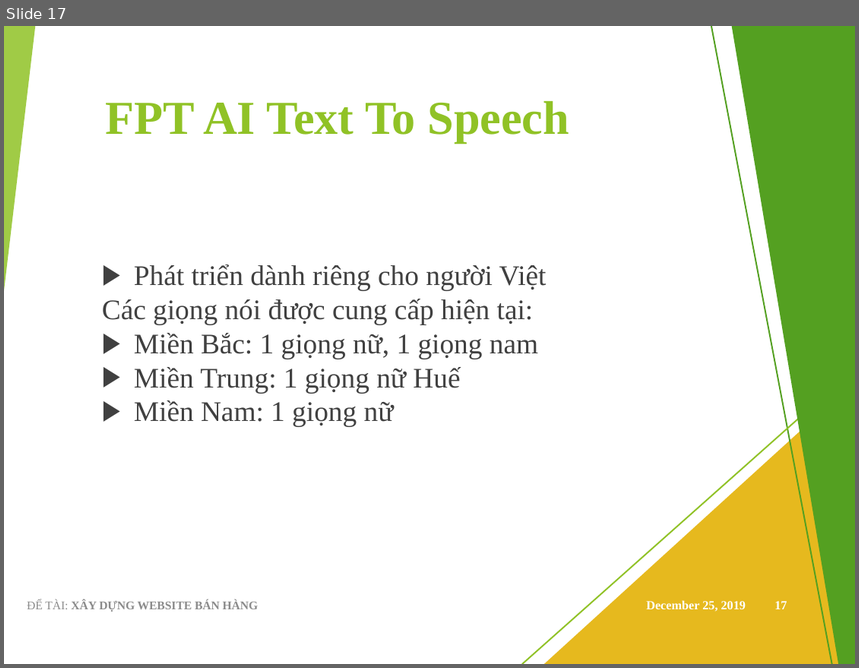
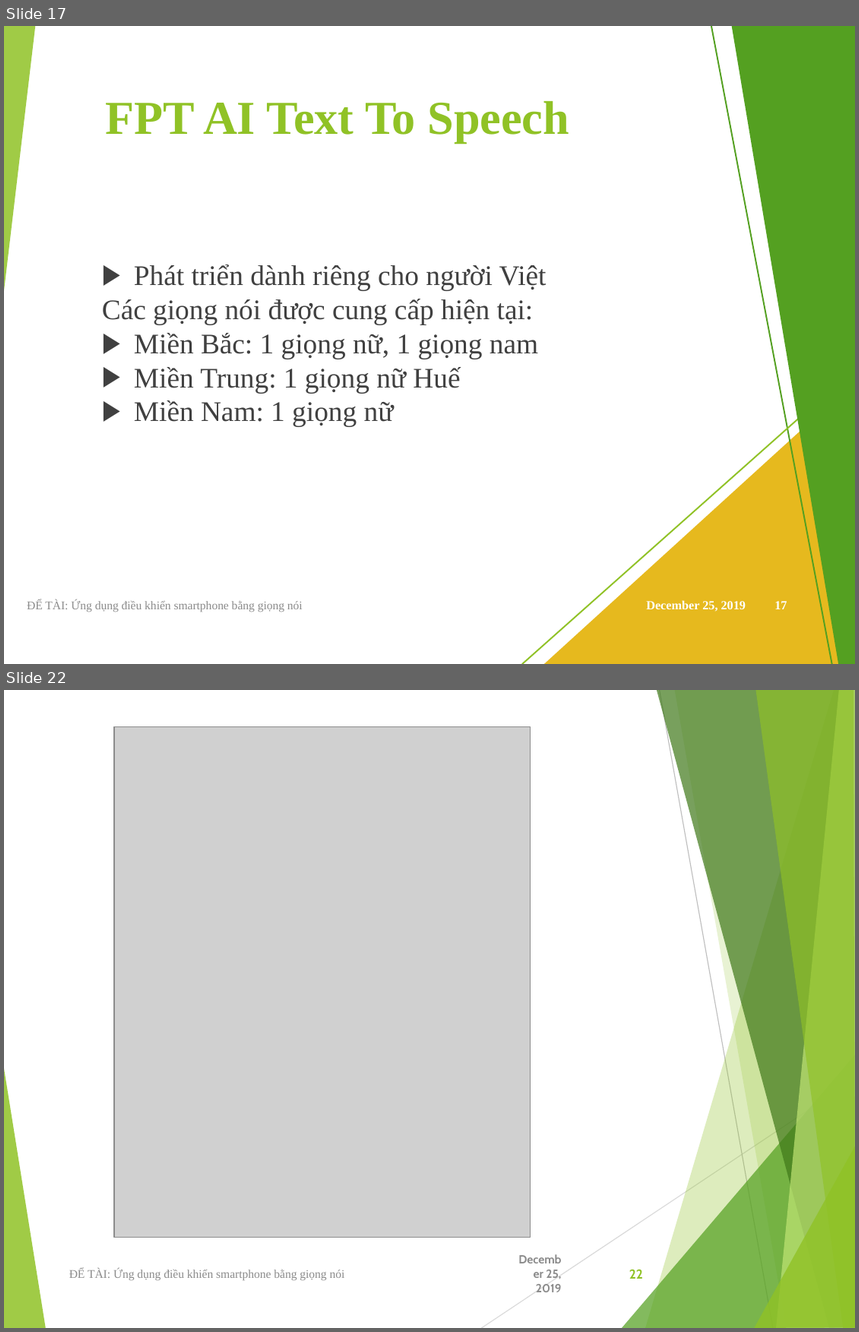
Before and after one commit to viet97/doandocs, a slide deck: DATN_Presentation.pptx. Shown one above the other, each under a label of ours: slide 17 before the commit, slides 17 and 22 after it; the slides between them are not shown. The pictures are 859x668 and 859x1332 pixels, drawn with LibreOffice and Linux fonts; fonts in the diff are those of the drawing; grey boxes stand for pictures. Boxes give left, top, right and bottom in pixels: in the first picture for what was removed or moved away, otherwise in the second. Text is boxed around its words. In the diff, an @@ line names an element or a change of style, - is before the commit and + after.

```diff
--- a/DATN_Presentation.pptx
+++ b/DATN_Presentation.pptx
@@ slide 22 added at [4,690,855,1328], background #FFFFFF; not listed: 10 template elements that a slide beside it also shows @@
@@ picture added at [113,726,530,1237] @@
@@ text added at [69,1268,345,1281], 10 pt, text #8C8C8C @@
+ĐỂ TÀI: Ứng dụng điều khiển smartphone bằng giọng nói
@@ text added at [536,1270,562,1293], 10 pt, text #8C8C8C, bold @@
+December 25, 2019
@@ page number added at [629,1270,643,1279], 11 pt, text #90C226, bold @@
+22
@@ slide 17 changed as well @@
@@ text at [27,601,303,612]: text changed; bold off @@
-ĐỂ TÀI: XÂY DỰNG WEBSITE BÁN HÀNG
+ĐỂ TÀI: Ứng dụng điều khiển smartphone bằng giọng nói
```
Also in this commit, not shown: 20 other slides changed, 5 other slides added, 2 slides removed.
